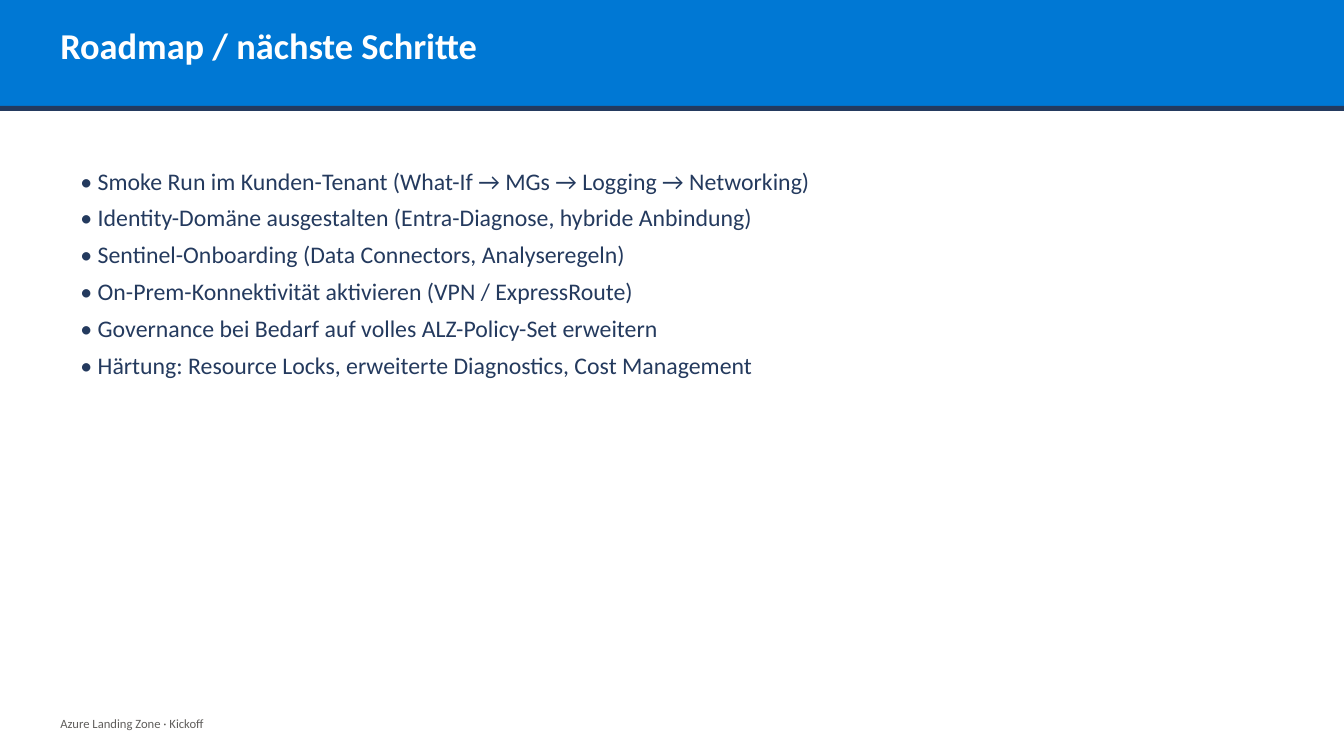
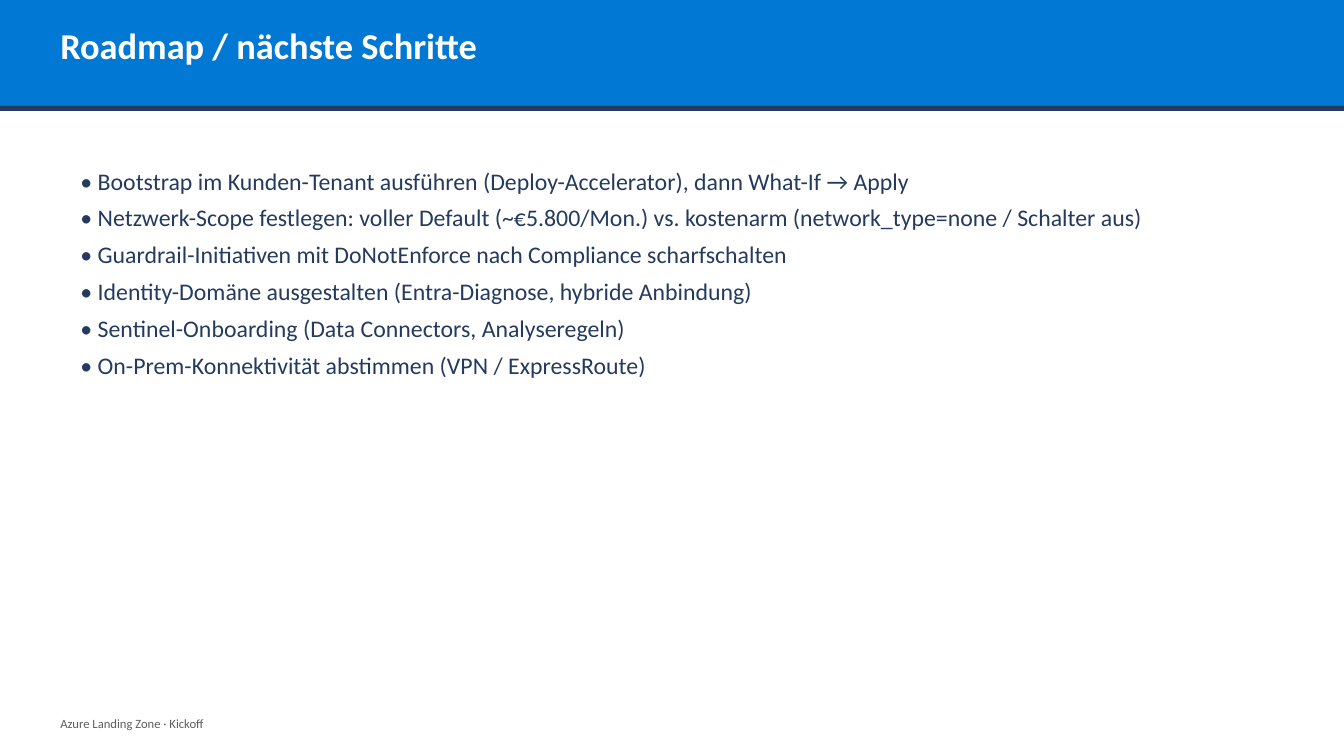
Before and after one commit to YannickBeck/azure-landing-zone, a slide deck: slide 14 of docs/kickoff/Azure-Landing-Zone-Kickoff.pptx. Drawn at 1344x756 pixels with LibreOffice and Linux fonts; fonts in the diff are those of the drawing. Boxes give left, top, right and bottom in pixels: in the first picture for what was removed or moved away, otherwise in the second. Text is boxed around its words. In the diff, an @@ line names an element or a change of style, - is before the commit and + after.

```diff
--- a/docs/kickoff/Azure-Landing-Zone-Kickoff.pptx
+++ b/docs/kickoff/Azure-Landing-Zone-Kickoff.pptx
@@ text at (x1=98, y1=173, x2=1141, y2=267): text changed @@
-• Smoke Run im Kunden-Tenant (What-If → MGs → Logging → Networking)
+• Bootstrap im Kunden-Tenant ausführen (Deploy-Accelerator), dann What-If → Apply
+• Netzwerk-Scope festlegen: voller Default (~€5.800/Mon.) vs. kostenarm (network_type=none / Schalter aus)
+• Guardrail-Initiativen mit DoNotEnforce nach Compliance scharfschalten
@@ text at (x1=98, y1=356, x2=645, y2=378): text changed @@
-• On-Prem-Konnektivität aktivieren (VPN / ExpressRoute)
-• Governance bei Bedarf auf volles ALZ-Policy-Set erweitern
-• Härtung: Resource Locks, erweiterte Diagnostics, Cost Management
+• On-Prem-Konnektivität abstimmen (VPN / ExpressRoute)
```
Also in this commit, not shown: 10 other slides changed, 4 other files.
